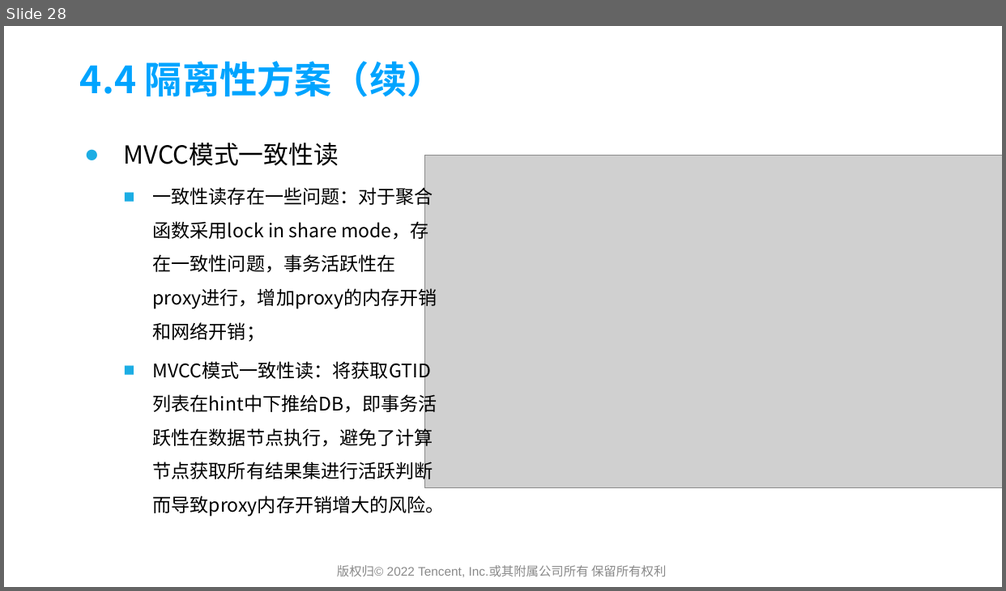
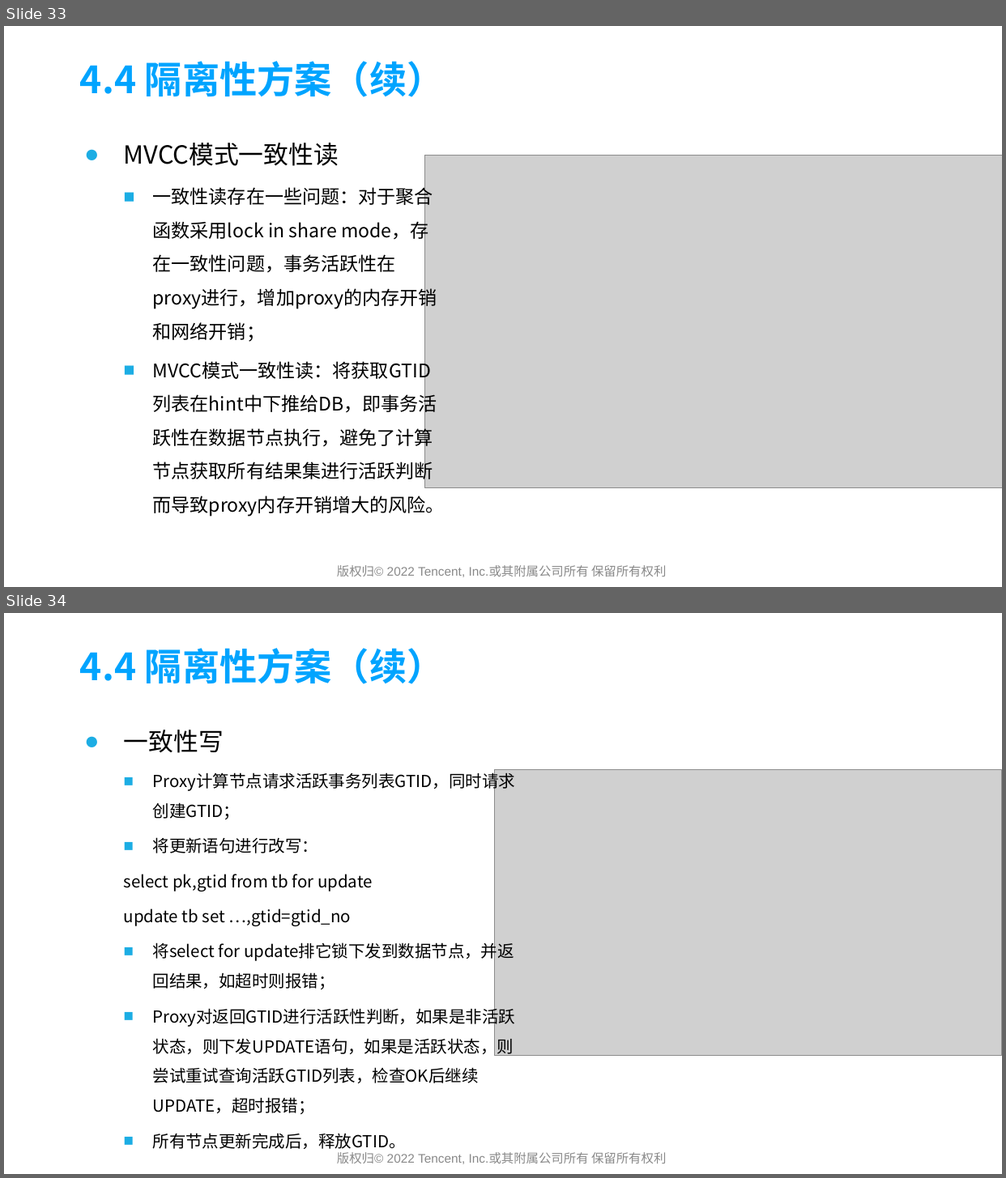
Before and after one commit to yedushusheng/mysql-learning, a slide deck: 28. OLTP/GoldenDB产品简介及架构解析.pptx. Shown one above the other, each under a label of ours: slide 28 before the commit, slides 33 and 34 after it. The pictures are 1006x591 and 1006x1178 pixels, drawn with LibreOffice and Linux fonts; fonts in the diff are those of the drawing; grey boxes stand for pictures; background and template pictures are left out. Boxes give left, top, right and bottom in pixels: in the first picture for what was removed or moved away, otherwise in the second. Text is boxed around its words. In the diff, an @@ line names an element or a change of style, - is before the commit and + after.

```diff
--- a/28. OLTP/GoldenDB产品简介及架构解析.pptx
+++ b/28. OLTP/GoldenDB产品简介及架构解析.pptx
@@ slide 34 added at box(4, 613, 1002, 1174), background picture (left out) @@
@@ title added at box(80, 648, 445, 684), 36 pt, text #00A4FF, bold @@
+4.4 隔离性方案（续）
@@ text added at box(124, 730, 516, 1149), 16 pt, text #000000 @@
+● 一致性写
+  ■ Proxy计算节点请求活跃事务列表GTID，同时请求创建GTID；
+  ■ 将更新语句进行改写：
+  select pk,gtid from tb for update
+  update tb set …,gtid=gtid_no
+  ■ 将select for update排它锁下发到数据节点，并返回结果，如超时则报错；
+  ■ Proxy对返回GTID进行活跃性判断，如果是非活跃状态，则下发UPDATE语句，如果是活跃状态，则尝试重试查询活跃GTID列表，检查OK后继续UPDATE，超时报错；
+  ■ 所有节点更新完成后，释放GTID。
@@ picture added at box(494, 770, 1002, 1056) @@
@@ text added at box(337, 1152, 666, 1165), 12 pt, text #898989 @@
+版权归© 2022 Tencent, Inc.或其附属公司所有 保留所有权利
@@ what was slide 28 is now slide 33 @@
```
Also in this commit, not shown: 10 slides changed, 7 other slides added.
